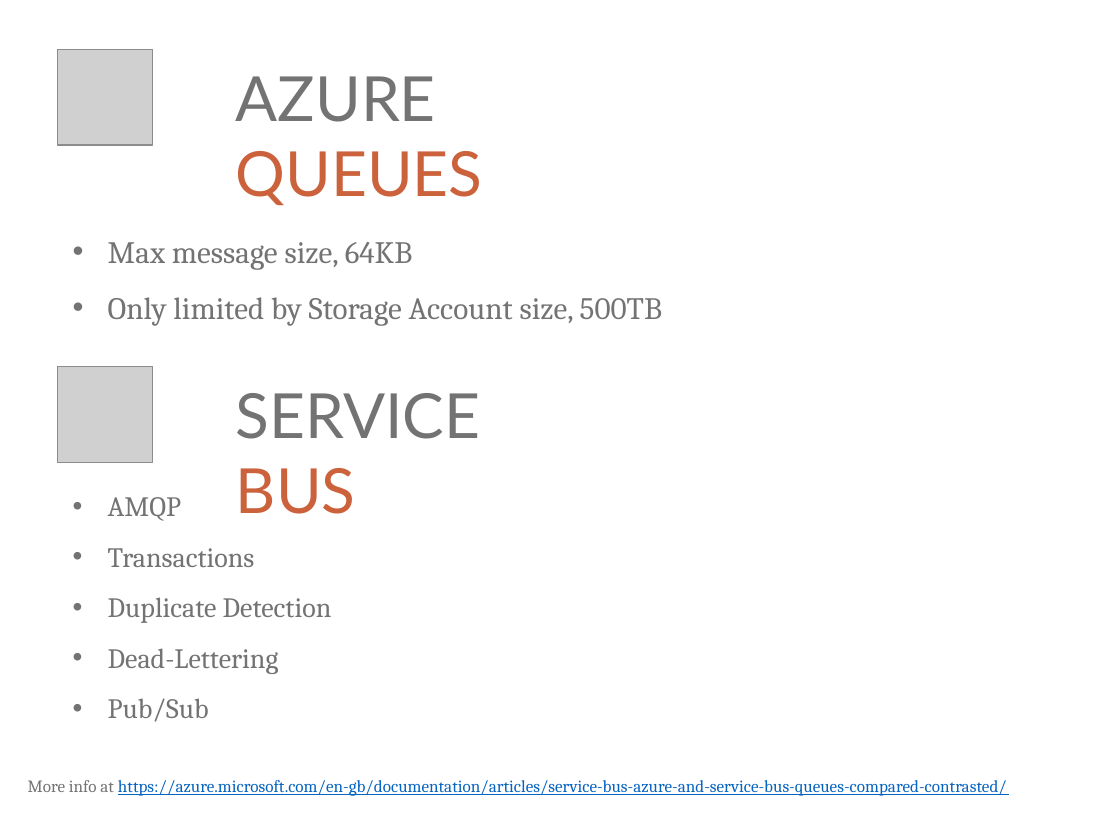
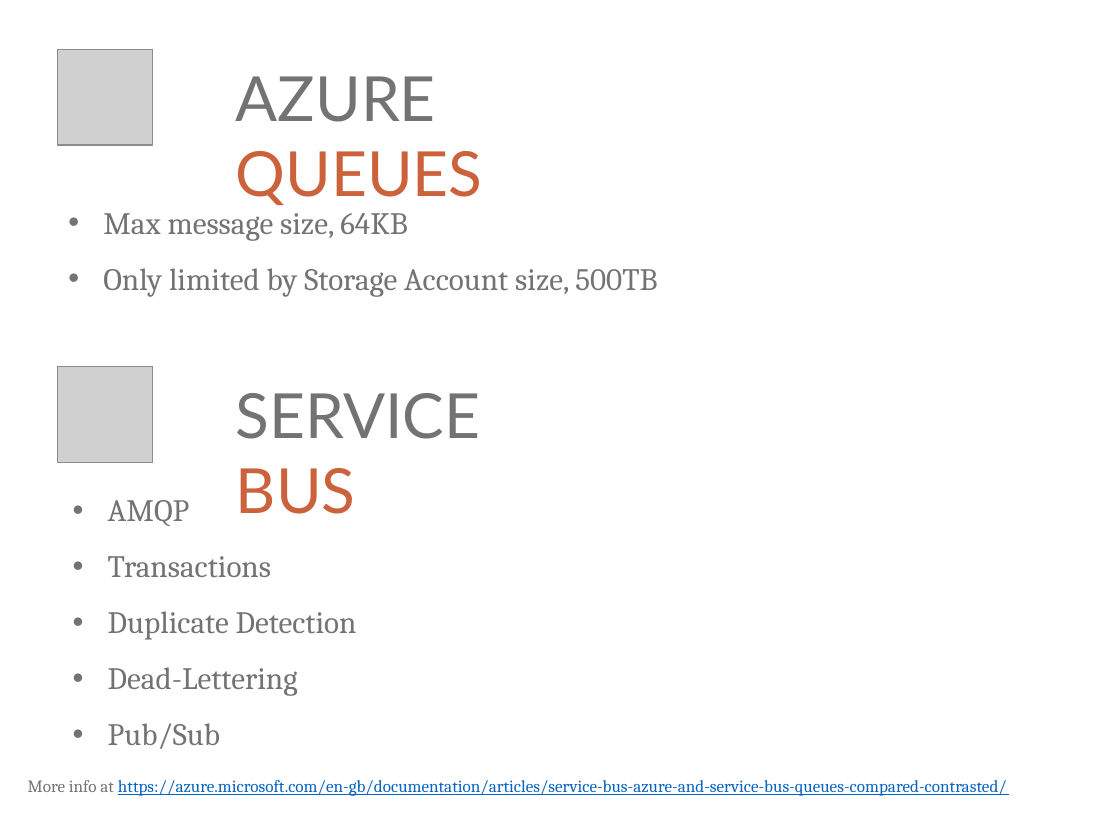
Before and after one commit to ritasker/Presentations-Archive, a slide deck: slide 22 of Current/Azure The Good Parts Web Apps/AzureTheGoodParts-WebApps.pptx. Drawn at 1120x840 pixels with LibreOffice and Linux fonts; fonts in the diff are those of the drawing; grey boxes stand for pictures; background and template pictures are left out. Boxes give left, top, right and bottom in pixels: in the first picture for what was removed or moved away, otherwise in the second. Text is boxed around its words. In the diff, an @@ line names an element or a change of style, - is before the commit and + after.

```diff
--- a/Current/Azure The Good Parts Web Apps/AzureTheGoodParts-WebApps.pptx
+++ b/Current/Azure The Good Parts Web Apps/AzureTheGoodParts-WebApps.pptx
@@ text "Max message size, 64KB": place and size @@
-text "Max message size, 64KB" at [108, 242, 662, 326]
+text "Max message size, 64KB" at [103, 213, 657, 297]
@@ text "AMQP" at [108, 500, 357, 749]: size 18 to 20 pt @@
```
Also in this commit, not shown: 4 other slides changed, 5 slides added, 2 other files.
